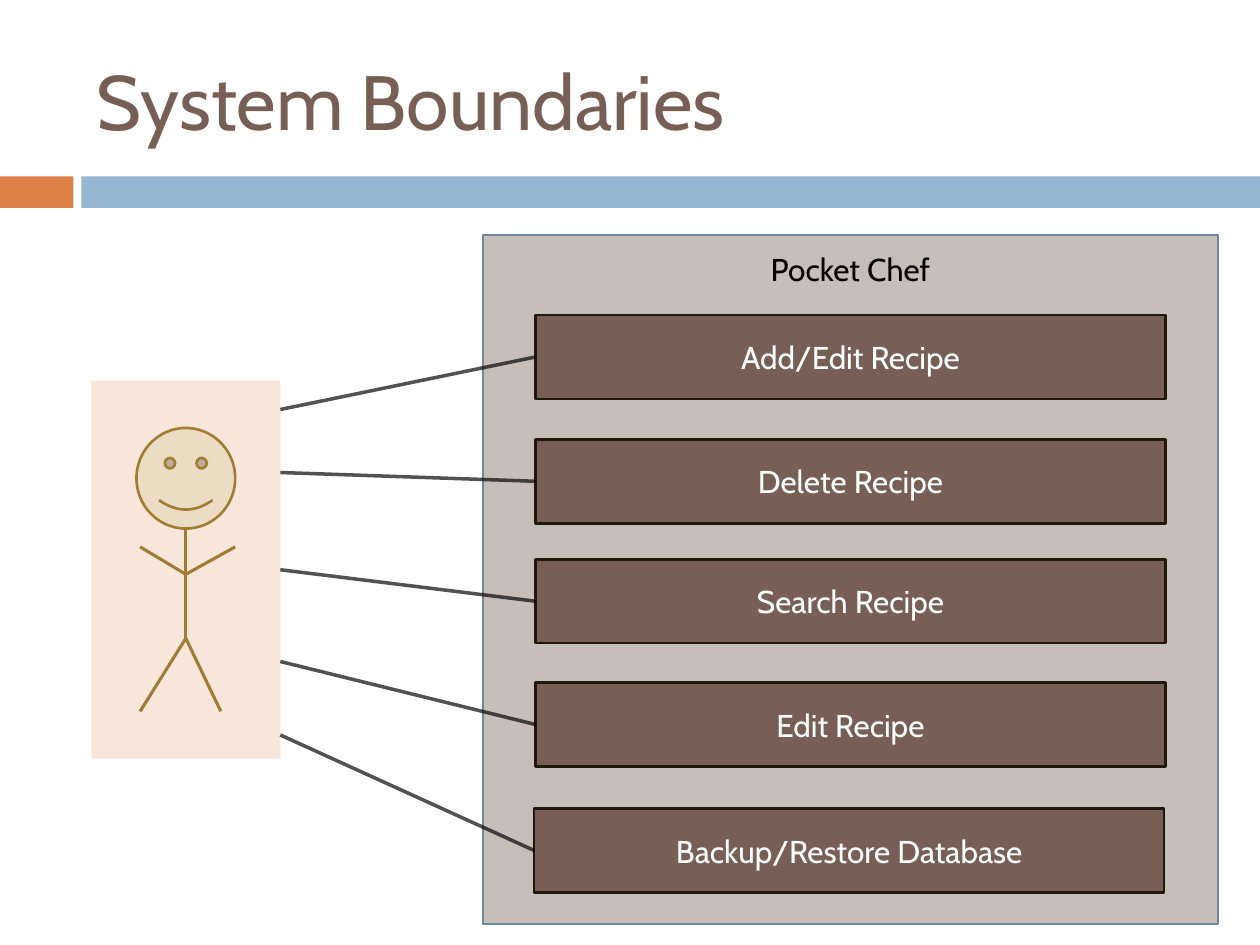
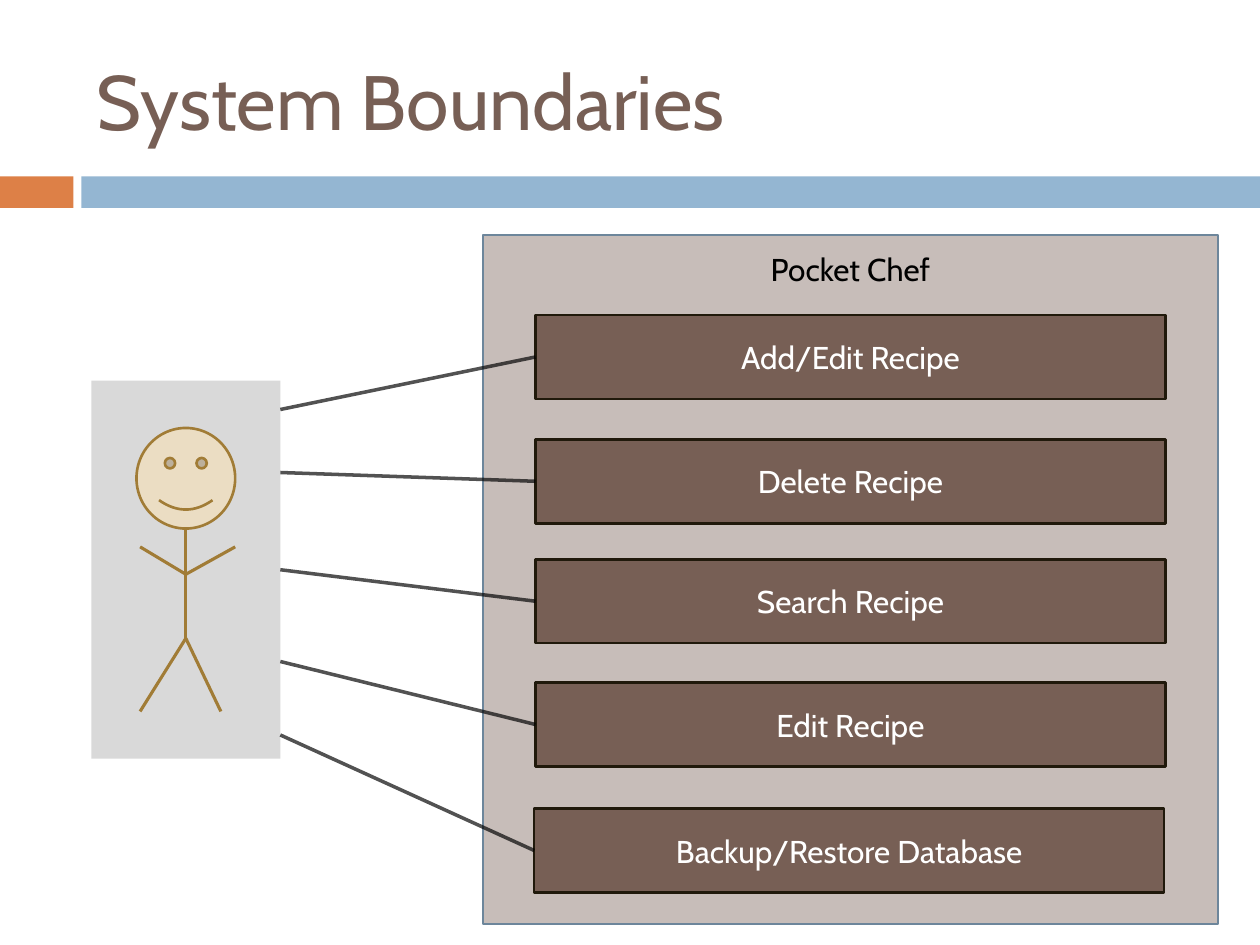
Before and after one commit to CS3365-01/PowerPoints, a slide deck: slide 3 of Product Architecture.pptx. Drawn at 1260x945 pixels with LibreOffice and Linux fonts; fonts in the diff are those of the drawing. Boxes give left, top, right and bottom in pixels: in the first picture for what was removed or moved away, otherwise in the second. Text is boxed around its words. In the diff, an @@ line names an element or a change of style, - is before the commit and + after.

```diff
--- a/Product Architecture.pptx
+++ b/Product Architecture.pptx
@@ rectangle at [92, 381, 281, 759]: fill #F8E6DA to #D9D9D9 @@
```
Also in this commit, not shown: 1 other slide changed.
